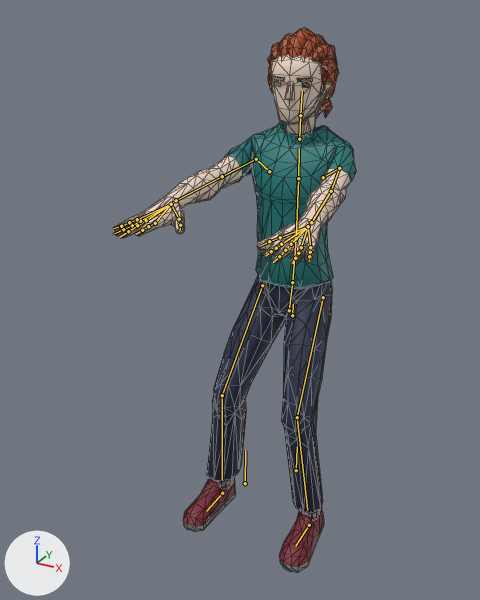
What one commit did to the glTF model js/models/avatars/club-crowd-vm2.glb.
One viewpoint serves both versions: a camera (50 mm lens) standing at (0.912, -2.23, 1.823) and looking at (-0.08, -0.427, 0.921). The lights are fixed; the arrows at lower left show +X, +Y and +Z. The picture after the commit comes second. Both versions are drawn at frame 287 of the action 'Seated_Loop'; the numbers are the values there. The bones that change, and the others that lie on the model, are drawn over the model as lines. Mesh edges are drawn as thin lines.

The first picture shows 'Casual2_Body'.
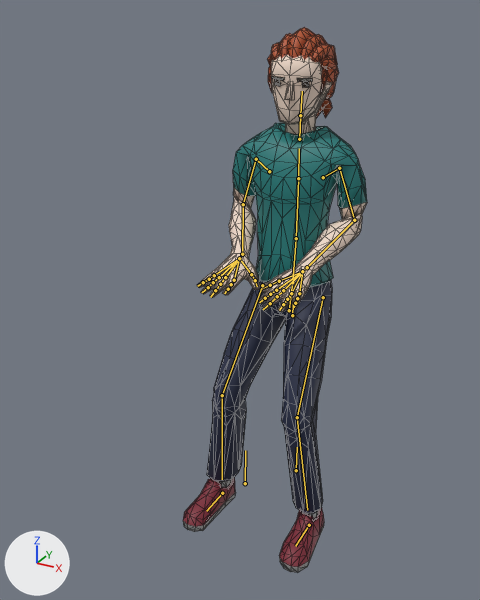
Location of each change, [x1, y1, x2, y2] in pixels of the pictures (480 x 600 px):
'Casual2_Body', posed (24% narrower)
    before: [113, 27, 356, 573]
    after: [183, 27, 367, 573]
bone 'UpperArm.L', root to tip
    before: (339, 168) to (331, 191)
    after: (339, 168) to (354, 220)
bone 'LowerArm.L', root to tip
    before: (331, 191) to (311, 222)
    after: (354, 220) to (307, 267)
bone 'Wrist.L', root to tip
    before: (311, 222) to (308, 226)
    after: (307, 267) to (302, 271)
bone 'UpperArm.R', root to tip
    before: (256, 159) to (222, 176)
    after: (256, 159) to (243, 204)
bone 'LowerArm.R', root to tip
    before: (222, 176) to (176, 200)
    after: (243, 204) to (242, 254)
bone 'Wrist.R', root to tip
    before: (176, 200) to (171, 204)
    after: (242, 254) to (239, 258)

The edits, one by one:
Bone 'UpperArm.L' (bone_upperarm_l) turns from (-10, -8, -77) to (-71, 3, 4) degrees about its own x, y and z.
Bone 'LowerArm.L' (bone_lowerarm_l) turns from (2, 3, 4) to (-46, 34, -87) degrees about its own x, y and z.
Bone 'Wrist.L' (bone_wrist_l) turns from (-2, 0, -12) to (29, 29, 12) degrees about its own x, y and z.
Bone 'UpperArm.R' (bone_upperarm_r) turns from (-9, 8, 78) to (-71, -2, -4) degrees about its own x, y and z.
Bone 'LowerArm.R' (bone_lowerarm_r) turns from (2, -3, -4) to (-46, -35, 91) degrees about its own x, y and z.
Bone 'Wrist.R' (bone_wrist_r) turns from (-6, 3, 11) to (25, -26, -11) degrees about its own x, y and z.
